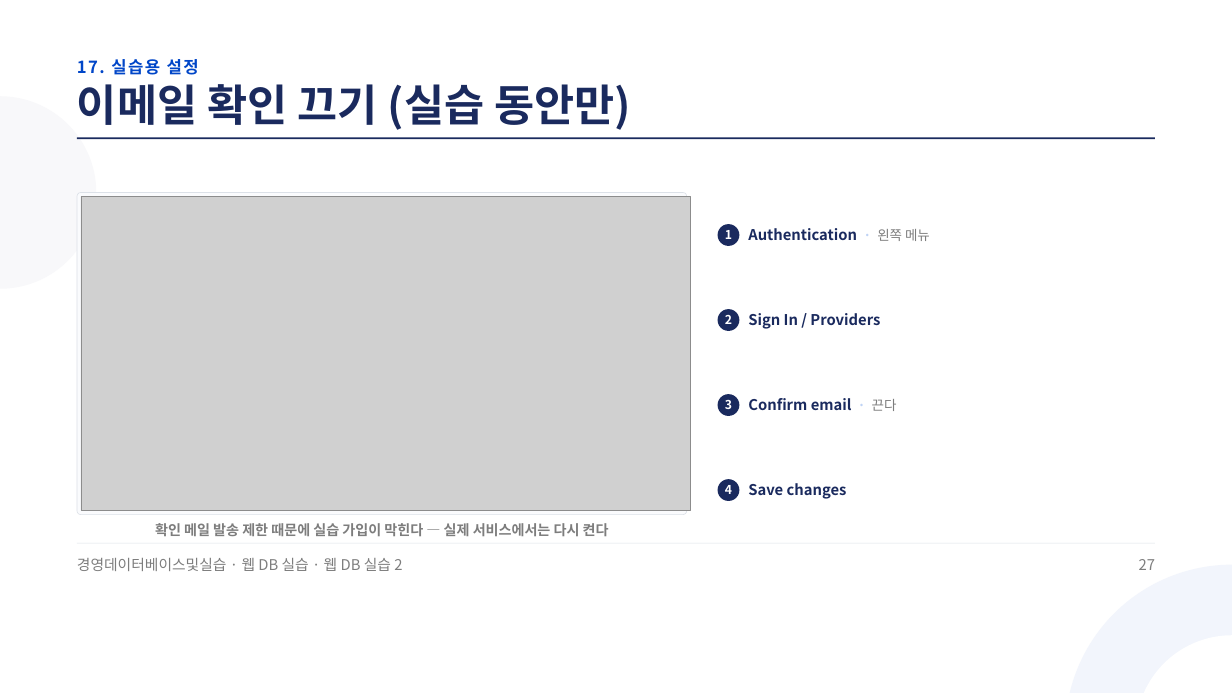
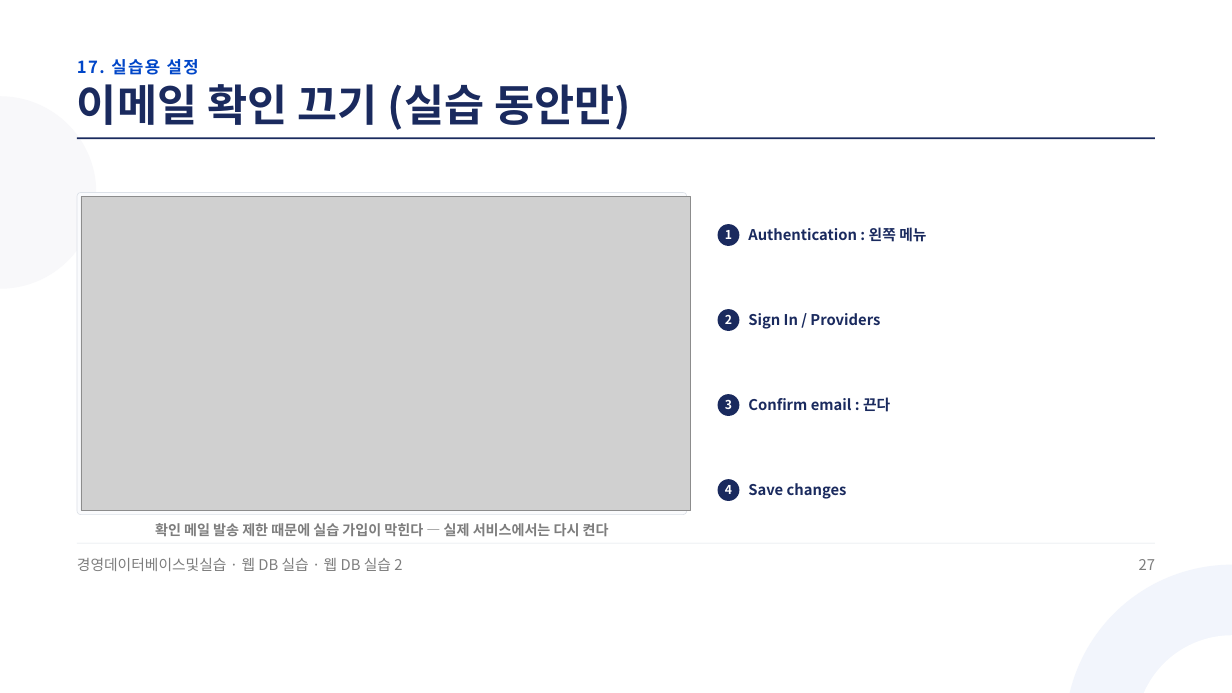
Before and after one commit to jungaistar/materials, a slide deck: slide 27 of koreatech-db/webdb/웹DB실습2_Supabase로_쇼핑몰에_DB_연결하기.pptx. Drawn at 1232x693 pixels with LibreOffice and Linux fonts; fonts in the diff are those of the drawing; grey boxes stand for pictures. Boxes give left, top, right and bottom in pixels: in the first picture for what was removed or moved away, otherwise in the second. Text is boxed around its words. In the diff, an @@ line names an element or a change of style, - is before the commit and + after.

```diff
--- a/koreatech-db/webdb/웹DB실습2_Supabase로_쇼핑몰에_DB_연결하기.pptx
+++ b/koreatech-db/webdb/웹DB실습2_Supabase로_쇼핑몰에_DB_연결하기.pptx
@@ text at bbox=[748, 227, 926, 242]: text changed @@
-Authentication · 왼쪽 메뉴
+Authentication : 왼쪽 메뉴
@@ text at bbox=[748, 397, 890, 412]: text changed @@
-Confirm email · 끈다
+Confirm email : 끈다
```
Also in this commit, not shown: 12 other slides changed.
